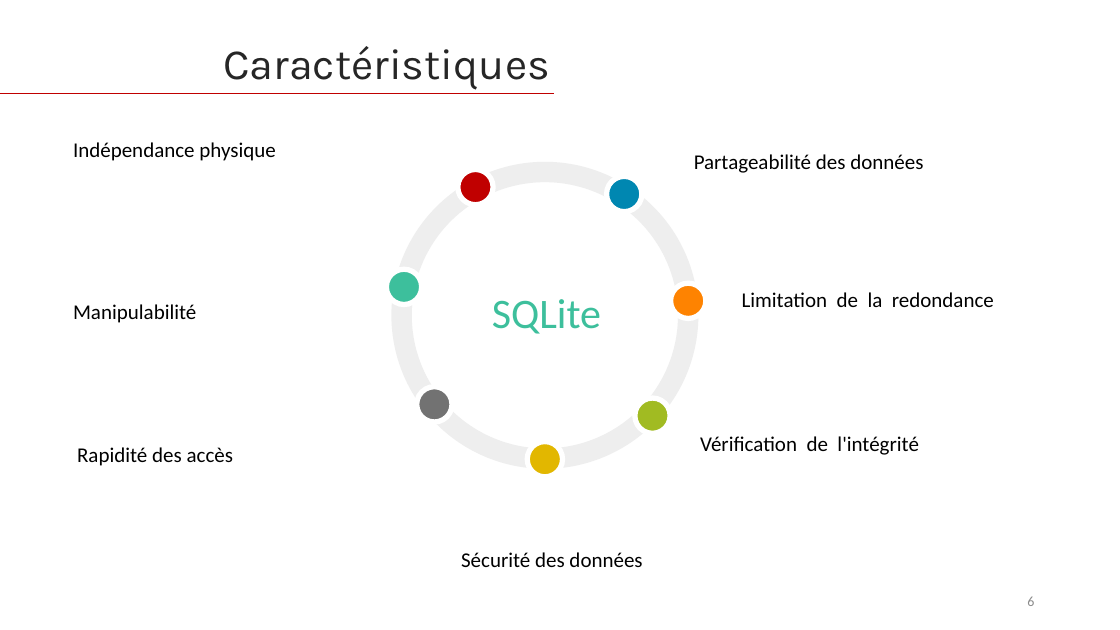
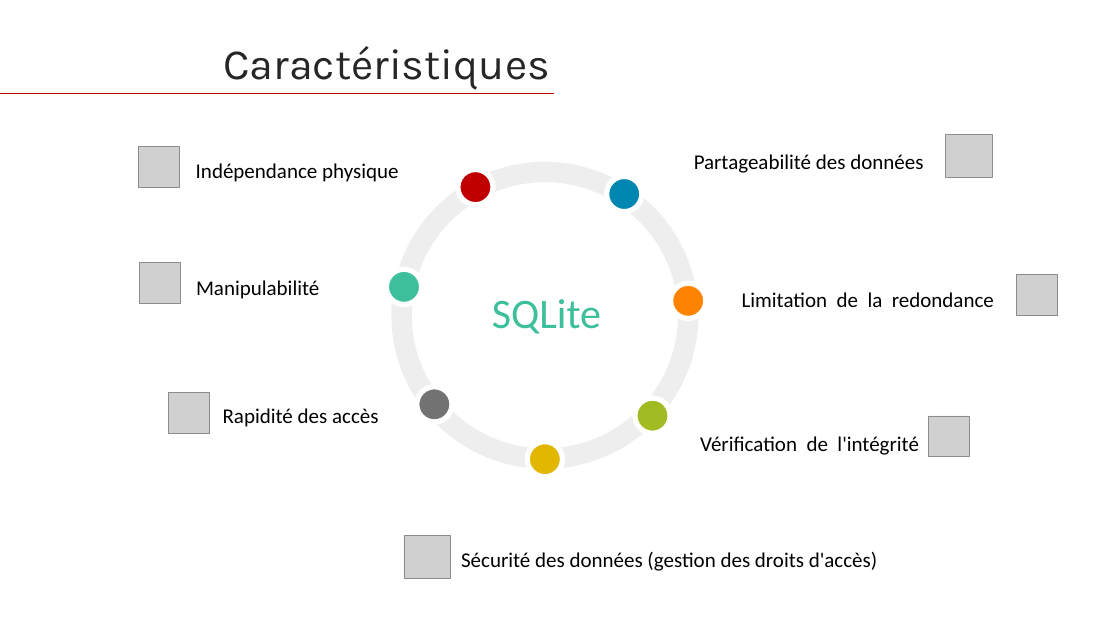
Before and after one commit to HouariZegai/academic-projects, a slide deck: slide 6 of Architecture SGBD/Project/presentation/Presentation-projet-SQLite.pptx. Drawn at 1120x630 pixels with LibreOffice and Linux fonts; fonts in the diff are those of the drawing; grey boxes stand for pictures. Boxes give left, top, right and bottom in pixels: in the first picture for what was removed or moved away, otherwise in the second. Text is boxed around its words. In the diff, an @@ line names an element or a change of style, - is before the commit and + after.

```diff
--- a/Architecture SGBD/Project/presentation/Presentation-projet-SQLite.pptx
+++ b/Architecture SGBD/Project/presentation/Presentation-projet-SQLite.pptx
@@ picture added at [139, 147, 179, 187] @@
@@ text "Indépendance physique": place and size @@
-text "Indépendance physique" at [73, 142, 275, 161]
+text "Indépendance physique" at [196, 163, 398, 182]
@@ picture added at [946, 134, 992, 177] @@
@@ picture added at [139, 263, 180, 303] @@
@@ text "Manipulabilité": place and size @@
-text "Manipulabilité" at [73, 304, 196, 323]
+text "Manipulabilité" at [196, 280, 319, 299]
@@ picture added at [1017, 275, 1058, 315] @@
@@ picture added at [168, 392, 208, 433] @@
@@ text "Rapidité des accès": place and size @@
-text "Rapidité des accès" at [77, 447, 233, 466]
+text "Rapidité des accès" at [223, 408, 378, 427]
@@ picture added at [928, 416, 969, 456] @@
@@ picture added at [404, 536, 450, 579] @@
@@ text at [461, 552, 877, 571]: text changed @@
-Sécurité des données
+Sécurité des données (gestion des droits d'accès)
@@ page number removed at [1027, 597, 1034, 606] @@
-6
```
Also in this commit, not shown: 53 other slides changed, 1 slide added, 1 slide removed, 19 other files.
